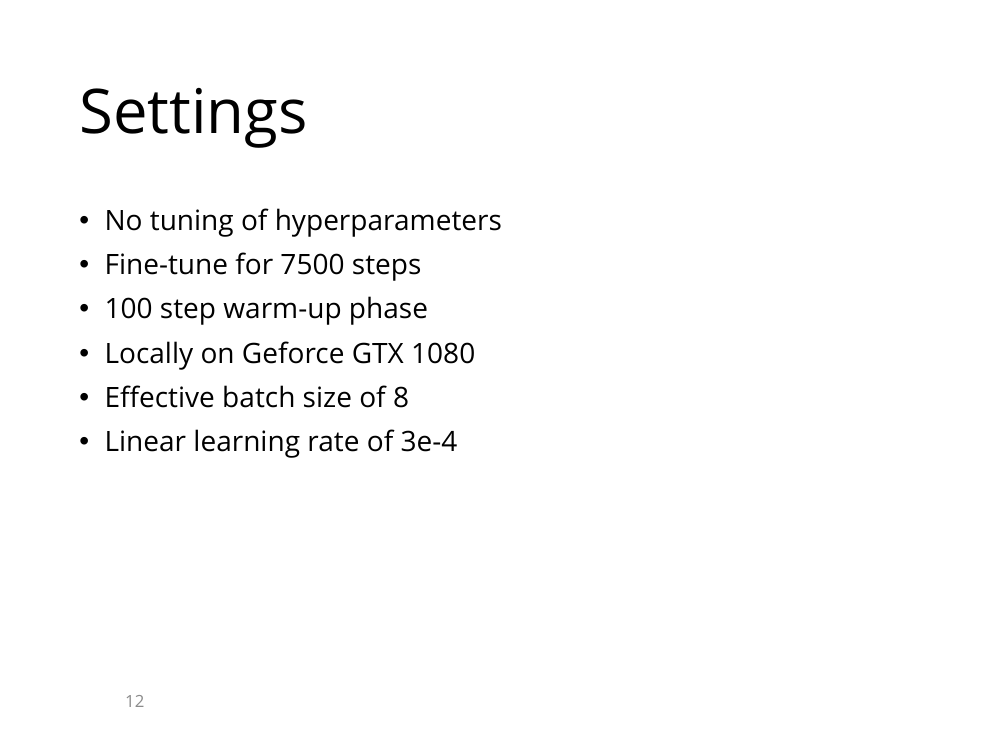
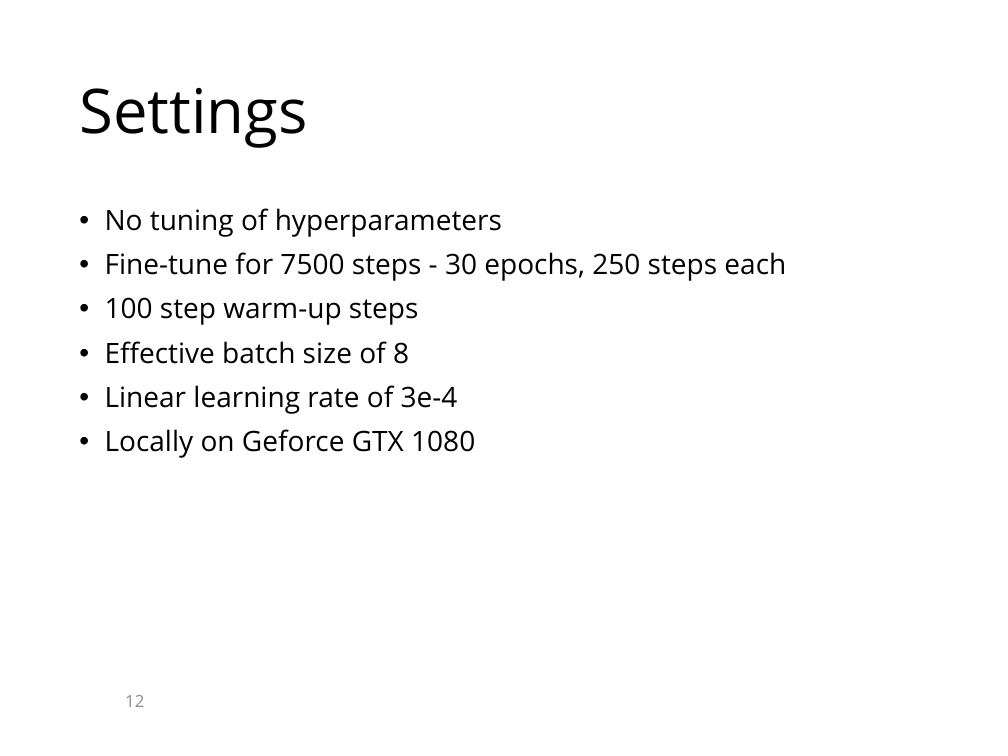
Before and after one commit to KaranChand/ATC, a slide deck: slide 12 of Thesis presentation ATC.pptx. Drawn at 1008x756 pixels with LibreOffice and Linux fonts; fonts in the diff are those of the drawing; background and template pictures are left out. Boxes give left, top, right and bottom in pixels: in the first picture for what was removed or moved away, otherwise in the second. Text is boxed around its words. In the diff, an @@ line names an element or a change of style, - is before the commit and + after.

```diff
--- a/Thesis presentation ATC.pptx
+++ b/Thesis presentation ATC.pptx
@@ text at (105, 252, 786, 325): text changed @@
-• Fine-tune for 7500 steps
-• 100 step warm-up phase
-• Locally on Geforce GTX 1080
+• Fine-tune for 7500 steps - 30 epochs, 250 steps each
+• 100 step warm-up steps
@@ text at (105, 429, 475, 458): paragraph added @@
+• Locally on Geforce GTX 1080
```
Also in this commit, not shown: 14 other slides changed.
